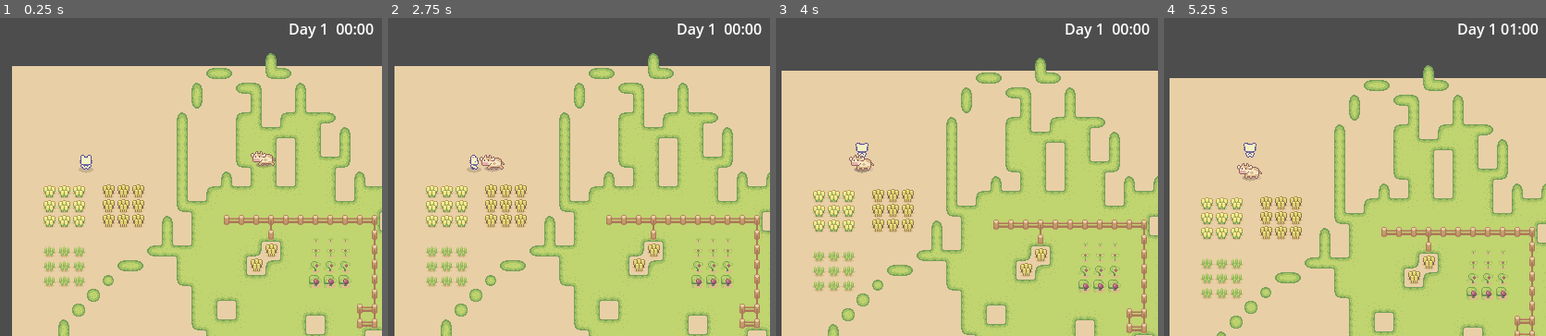
Above: before the commit, frames 1-4 (left to right).
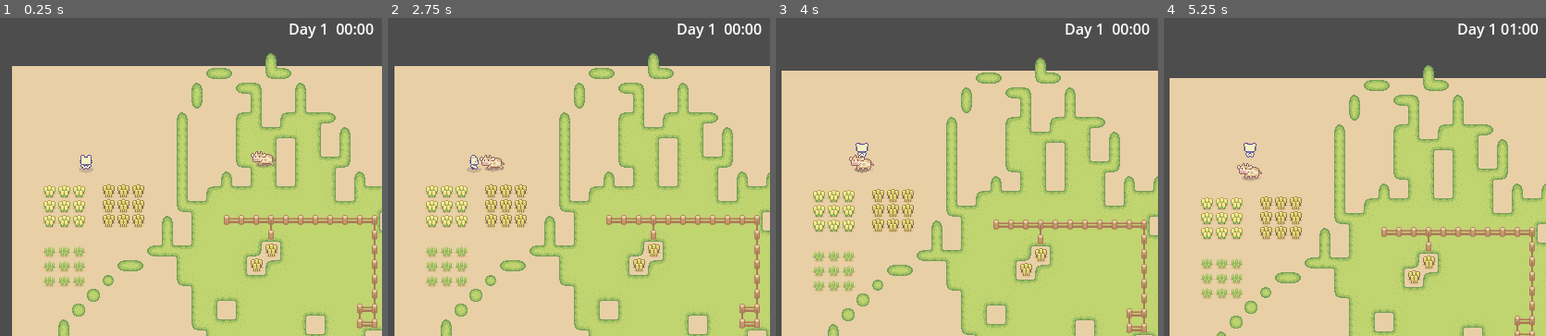
Above: after the commit, the same moments.

Repository: Maaack/Only-Harvest
Game: Godot game, scene res://Scenes/MainGameUI/MainGameUI.tscn
Two runs of this game, one before a commit and one after it. Both use one fixed random seed, a clock stepped at 60 frames per second and the inputs below.
Inputs:
- Up to frame 1 (0.25 s): no input
- Up to frame 2 (2.75 s): hold D (move_right) 0.53-1.28 s; hold E (action) 0.53-1.28 s; tap Space (jump) at 0.77, 1.52 s; hold S (move_down) 1.28-2.03 s; tap E (action) at 1.35 s; hold D (move_right) from 2.03 s (still down); hold E (action) from 2.03 s (still down)
- Up to frame 3 (4 s): release D (move_right) at 2.78 s; release E (action) at 2.78 s; hold W (move_up) 2.78-3.53 s; tap E (action) at 2.85 s; tap Space (jump) at 3.02, 3.77 s; hold A (move_left) from 3.53 s (still down); hold E (action) from 3.53 s (still down)
- Up to frame 4 (5.25 s): release E (action) at 4.28 s; tap E (action) at 4.35 s; tap Space (jump) at 4.52 s; release A (move_left) at 5.03 s; hold S (move_down) from 5.03 s (still down); hold E (action) from 5.03 s (still down)

The runs differ from the first frame. In frame 1, 0.5% of the frame differs, in the area x 80-93%, y 69-85%; in frame 2, 0.5%; in frame 3, 0.5%; in frame 4, 0.5%.

Commit message:
Removing debug contents.

Diff:
--- a/Scenes/World/World.gd
+++ b/Scenes/World/World.gd
@@ -53,7 +53,6 @@
 		_clear_crop_tile(used_cell)
 
 func _update_guard_dog_nav(guard_dog_node : GuardDog):
-	print("getting here")
 	guard_dog_node.next_navigation_points = [player_character.position]
 
 func _connect_guard_dog(guard_dog_node : GuardDog):
--- a/Scenes/World/World.tscn
+++ b/Scenes/World/World.tscn
@@ -8,7 +8,6 @@
 [ext_resource type="Texture2D" uid="uid://m0j0oacx0vki" path="res://Assets/Sourced/Sprout Lands/Objects/Basic Plants.png" id="5_05bd4"]
 [ext_resource type="Script" path="res://Scenes/World/AStarGridServer.gd" id="6_gb1ut"]
 [ext_resource type="PackedScene" uid="uid://b8h64mseoitm" path="res://Scenes/GuardDog/GuardDog.tscn" id="7_n0m51"]
-[ext_resource type="PackedScene" uid="uid://b3nta46qomnol" path="res://Scenes/Crop/Crop.tscn" id="8_r1mtf"]
 
 [sub_resource type="TileSetAtlasSource" id="TileSetAtlasSource_2v0he"]
 texture = ExtResource("1_nqhau")
@@ -940,213 +939,4 @@
 [node name="GuardDog" parent="Characters" instance=ExtResource("7_n0m51")]
 position = Vector2(209, -5)
 
-[node name="Crop" parent="Characters" instance=ExtResource("8_r1mtf")]
-position = Vector2(248, 72)
-crop_type = 0
-
-[node name="Crop2" parent="Characters" instance=ExtResource("8_r1mtf")]
-position = Vector2(248, 88)
-crop_type = 0
-growth_stage = 2
-
-[node name="Crop3" parent="Characters" instance=ExtResource("8_r1mtf")]
-position = Vector2(248, 104)
-crop_type = 0
-growth_stage = 3
-
-[node name="Crop4" parent="Characters" instance=ExtResource("8_r1mtf")]
-position = Vector2(248, 120)
-crop_type = 0
-growth_stage = 4
-
-[node name="Crop5" parent="Characters" instance=ExtResource("8_r1mtf")]
-position = Vector2(264, 72)
-crop_type = 0
-
-[node name="Crop6" parent="Characters" instance=ExtResource("8_r1mtf")]
-position = Vector2(264, 88)
-crop_type = 0
-growth_stage = 2
-
-[node name="Crop7" parent="Characters" instance=ExtResource("8_r1mtf")]
-position = Vector2(264, 104)
-crop_type = 0
-growth_stage = 3
-
-[node name="Crop8" parent="Characters" instance=ExtResource("8_r1mtf")]
-position = Vector2(264, 120)
-crop_type = 0
-growth_stage = 4
-
-[node name="Crop9" parent="Characters" instance=ExtResource("8_r1mtf")]
-position = Vector2(280, 72)
-crop_type = 0
-
-[node name="Crop10" parent="Characters" instance=ExtResource("8_r1mtf")]
-position = Vector2(280, 88)
-crop_type = 0
-growth_stage = 2
-
-[node name="Crop11" parent="Characters" instance=ExtResource("8_r1mtf")]
-position = Vector2(280, 104)
-crop_type = 0
-growth_stage = 3
-
-[node name="Crop12" parent="Characters" instance=ExtResource("8_r1mtf")]
-position = Vector2(280, 120)
-crop_type = 0
-growth_stage = 4
-
-[node name="Crop13" parent="Characters" instance=ExtResource("8_r1mtf")]
-position = Vector2(280, 264)
-crop_type = 1
-
-[node name="Crop14" parent="Characters" instance=ExtResource("8_r1mtf")]
-position = Vector2(280, 280)
-crop_type = 1
-
-[node name="Crop15" parent="Characters" instance=ExtResource("8_r1mtf")]
-position = Vector2(280, 296)
-crop_type = 1
-
-[node name="Crop16" parent="Characters" instance=ExtResource("8_r1mtf")]
-position = Vector2(280, 312)
-crop_type = 1
-
-[node name="Crop17" parent="Characters" instance=ExtResource("8_r1mtf")]
-position = Vector2(296, 264)
-crop_type = 1
-
-[node name="Crop18" parent="Characters" instance=ExtResource("8_r1mtf")]
-position = Vector2(296, 280)
-crop_type = 1
-
-[node name="Crop19" parent="Characters" instance=ExtResource("8_r1mtf")]
-position = Vector2(296, 296)
-crop_type = 1
-
-[node name="Crop20" parent="Characters" instance=ExtResource("8_r1mtf")]
-position = Vector2(296, 312)
-crop_type = 1
-
-[node name="Crop21" parent="Characters" instance=ExtResource("8_r1mtf")]
-position = Vector2(312, 264)
-crop_type = 1
-growth_stage = 2
-
-[node name="Crop22" parent="Characters" instance=ExtResource("8_r1mtf")]
-position = Vector2(312, 280)
-crop_type = 1
-growth_stage = 2
-
-[node name="Crop23" parent="Characters" instance=ExtResource("8_r1mtf")]
-position = Vector2(312, 296)
-crop_type = 1
-growth_stage = 2
-
-[node name="Crop24" parent="Characters" instance=ExtResource("8_r1mtf")]
-position = Vector2(312, 312)
-crop_type = 1
-growth_stage = 2
-
-[node name="Crop25" parent="Characters" instance=ExtResource("8_r1mtf")]
-position = Vector2(328, 264)
-crop_type = 1
-growth_stage = 2
-
-[node name="Crop26" parent="Characters" instance=ExtResource("8_r1mtf")]
-position = Vector2(328, 280)
-crop_type = 1
-growth_stage = 2
-
-[node name="Crop27" parent="Characters" instance=ExtResource("8_r1mtf")]
-position = Vector2(328, 296)
-crop_type = 1
-growth_stage = 2
-
-[node name="Crop28" parent="Characters" instance=ExtResource("8_r1mtf")]
-position = Vector2(328, 312)
-crop_type = 1
-growth_stage = 2
-
-[node name="Crop29" parent="Characters" instance=ExtResource("8_r1mtf")]
-position = Vector2(344, 264)
-crop_type = 1
-growth_stage = 3
-
-[node name="Crop30" parent="Characters" instance=ExtResource("8_r1mtf")]
-position = Vector2(344, 280)
-crop_type = 1
-growth_stage = 3
-
-[node name="Crop31" parent="Characters" instance=ExtResource("8_r1mtf")]
-position = Vector2(344, 296)
-crop_type = 1
-growth_stage = 3
-
-[node name="Crop32" parent="Characters" instance=ExtResource("8_r1mtf")]
-position = Vector2(344, 312)
-crop_type = 1
-growth_stage = 3
-
-[node name="Crop33" parent="Characters" instance=ExtResource("8_r1mtf")]
-position = Vector2(360, 264)
-crop_type = 1
-growth_stage = 3
-
-[node name="Crop34" parent="Characters" instance=ExtResource("8_r1mtf")]
-position = Vector2(360, 280)
-crop_type = 1
-growth_stage = 3
-
-[node name="Crop35" parent="Characters" instance=ExtResource("8_r1mtf")]
-position = Vector2(360, 296)
-crop_type = 1
-growth_stage = 3
-
-[node name="Crop36" parent="Characters" instance=ExtResource("8_r1mtf")]
-position = Vector2(360, 312)
-crop_type = 1
-growth_stage = 3
-
-[node name="Crop37" parent="Characters" instance=ExtResource("8_r1mtf")]
-position = Vector2(376, 264)
-crop_type = 1
-growth_stage = 4
-
-[node name="Crop38" parent="Characters" instance=ExtResource("8_r1mtf")]
-position = Vector2(376, 280)
-crop_type = 1
-growth_stage = 4
-
-[node name="Crop39" parent="Characters" instance=ExtResource("8_r1mtf")]
-position = Vector2(376, 296)
-crop_type = 1
-growth_stage = 4
-
-[node name="Crop40" parent="Characters" instance=ExtResource("8_r1mtf")]
-position = Vector2(376, 312)
-crop_type = 1
-growth_stage = 4
-
-[node name="Crop41" parent="Characters" instance=ExtResource("8_r1mtf")]
-position = Vector2(392, 264)
-crop_type = 1
-growth_stage = 4
-
-[node name="Crop42" parent="Characters" instance=ExtResource("8_r1mtf")]
-position = Vector2(392, 280)
-crop_type = 1
-growth_stage = 4
-
-[node name="Crop43" parent="Characters" instance=ExtResource("8_r1mtf")]
-position = Vector2(392, 296)
-crop_type = 1
-growth_stage = 4
-
-[node name="Crop44" parent="Characters" instance=ExtResource("8_r1mtf")]
-position = Vector2(392, 312)
-crop_type = 1
-growth_stage = 4
-
 [connection signal="timeout" from="Timer" to="." method="_on_timer_timeout"]
Not shown: 1 places in Scenes/World/World.tscn that only renumber resources
